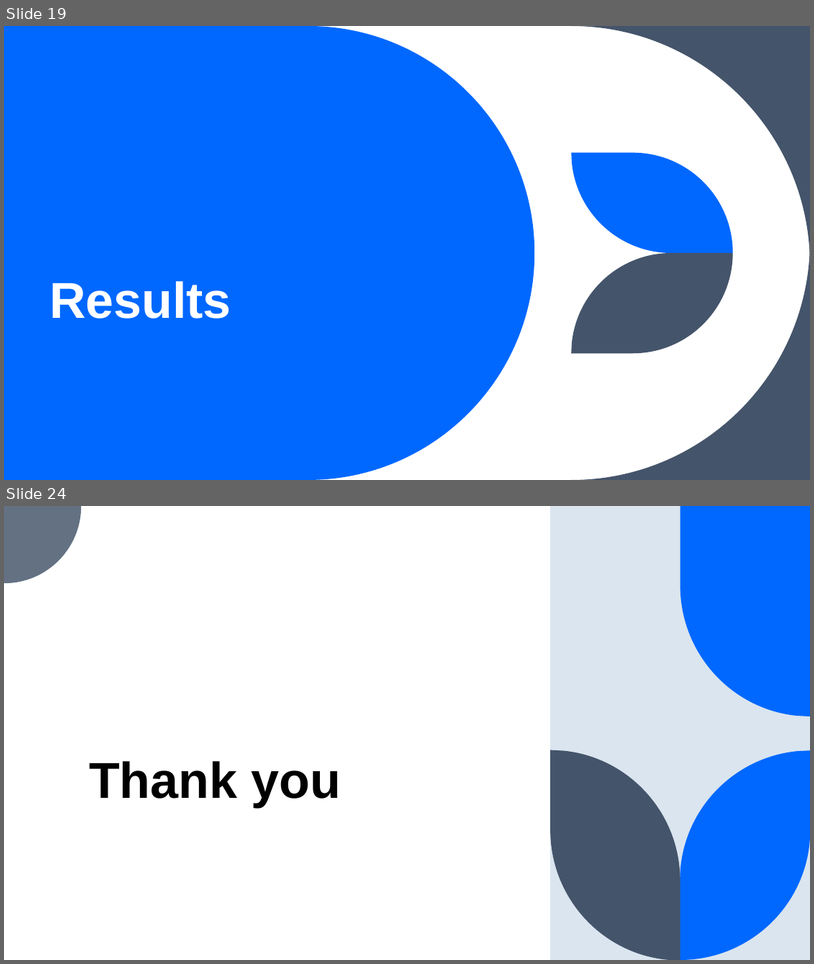
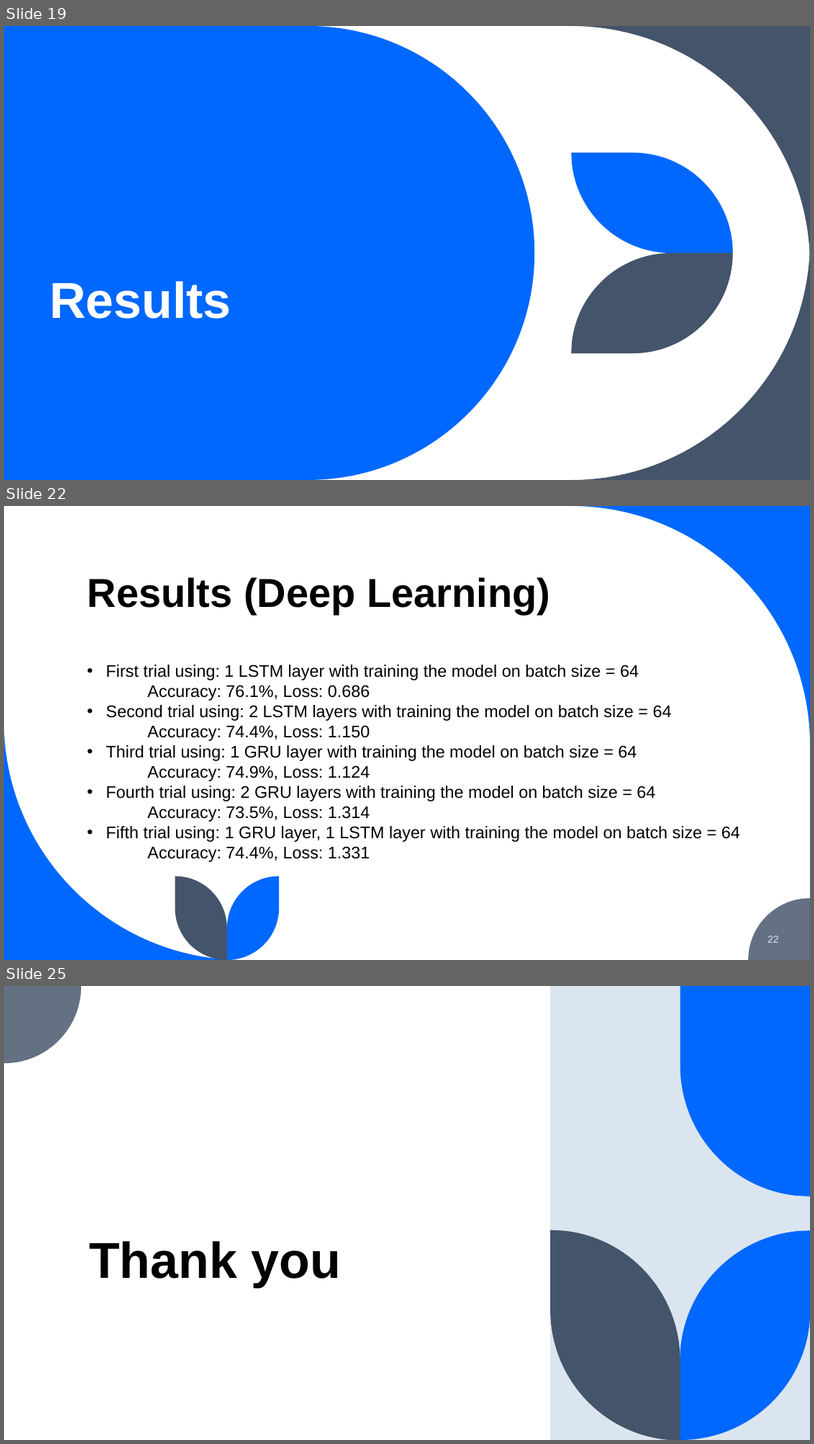
Before and after one commit to Fatmakaram97/Zep-task, a slide deck: Mental classes presentation.pptx. Shown one above the other, each under a label of ours: slides 19 and 24 before the commit, slides 19, 22 and 25 after it; the slides between them are not shown. The pictures are 814x964 and 814x1444 pixels, drawn with LibreOffice and Linux fonts; fonts in the diff are those of the drawing. Boxes give left, top, right and bottom in pixels: in the first picture for what was removed or moved away, otherwise in the second. Text is boxed around its words. In the diff, an @@ line names an element or a change of style, - is before the commit and + after.

```diff
--- a/Mental classes presentation.pptx
+++ b/Mental classes presentation.pptx
@@ slide 22 added at box(4, 506, 810, 960), background #FFFFFF @@
@@ freeform shape added at box(571, 506, 810, 745), fill #0068FF @@
@@ title added at box(88, 577, 550, 614), 48 pt, text #000000, bold @@
+Results (Deep Learning)
@@ text added at box(106, 664, 741, 862), 20 pt, text #000000 @@
+• First trial using: 1 LSTM layer with training the model on batch size = 64
+Accuracy: 76.1%, Loss: 0.686
+• Second trial using: 2 LSTM layers with training the model on batch size = 64
+Accuracy: 74.4%, Loss: 1.150
+• Third trial using: 1 GRU layer with training the model on batch size = 64
+    Accuracy: 74.9%, Loss: 1.124
+    • Fourth trial using: 2 GRU layers with training the model on batch size = 64
+        Accuracy: 73.5%, Loss: 1.314
+        • Fifth trial using: 1 GRU layer, 1 LSTM layer with training the model on batch size = 64
+            Accuracy: 74.4%, Loss: 1.331
@@ freeform shape added at box(4, 721, 243, 960), fill #0068FF @@
@@ freeform shape added at box(175, 876, 227, 960), fill #44546A @@
@@ freeform shape added at box(227, 876, 280, 960), fill #0068FF @@
@@ freeform shape added at box(748, 898, 810, 960), fill #637183 @@
@@ page number added at box(768, 935, 779, 942), 12 pt, text #DAE5EF @@
+22
@@ what was slide 24 is now slide 25 @@
```
Also in this commit, not shown: 6 slides changed, 16 other slides added, 16 slides removed, 2 other files.
